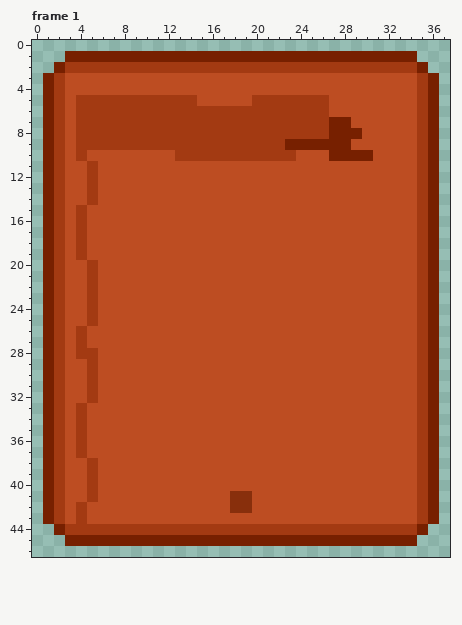
Two states of a pixel-art file, assets/source/cards ally.aseprite. The first picture shows the starting point.
38x47 pixels, 4 frames. Shown: frame 1. The commit also changed other frames, which this record leaves out.
The same view after the edit:
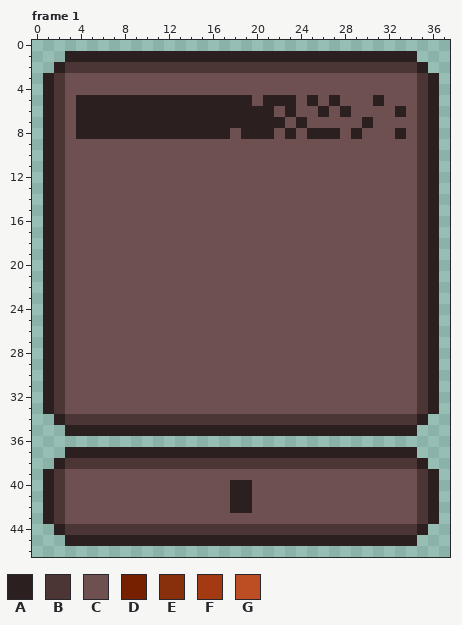
Palette (. is transparent): A #2c1f1f  B #4b3535  C #6e5050  D #772000  E #882f0c  F #a33a12  G #bd4d22
From old to new:
Changed rows in their new state; - is an unchanged pixel.
Frame 1:
first column x 1:
 1 --AAAAAAAAAAAAAAAAAAAAAAAAAAAAAAAA--
 2 -ABBBBBBBBBBBBBBBBBBBBBBBBBBBBBBBBA-
 3 ABCCCCCCCCCCCCCCCCCCCCCCCCCCCCCCCCBA
 4 ABCCCCCCCCCCCCCCCCCCCCCCCCCCCCCCCCBA
 5 ABCAAAAAAAAAAAAAAAACAAACACACCCACCCBA
 6 ABCAAAAAAAAAAAAAAAAAACACCACACCCCACBA
 7 ABCAAAAAAAAAAAAAAAAAAACACCCCCACCCCBA
 8 ABCAAAAAAAAAAAAAACAAACACAAACACCCACBA
 9 ABCCCCCCCCCCCCCCCCCCCCCCCCCCCCCCCCBA
10 ABCCCCCCCCCCCCCCCCCCCCCCCCCCCCCCCCBA
11 ABCCCCCCCCCCCCCCCCCCCCCCCCCCCCCCCCBA
12 ABCCCCCCCCCCCCCCCCCCCCCCCCCCCCCCCCBA
13 ABCCCCCCCCCCCCCCCCCCCCCCCCCCCCCCCCBA
14 ABCCCCCCCCCCCCCCCCCCCCCCCCCCCCCCCCBA
15 ABCCCCCCCCCCCCCCCCCCCCCCCCCCCCCCCCBA
16 ABCCCCCCCCCCCCCCCCCCCCCCCCCCCCCCCCBA
17 ABCCCCCCCCCCCCCCCCCCCCCCCCCCCCCCCCBA
18 ABCCCCCCCCCCCCCCCCCCCCCCCCCCCCCCCCBA
19 ABCCCCCCCCCCCCCCCCCCCCCCCCCCCCCCCCBA
20 ABCCCCCCCCCCCCCCCCCCCCCCCCCCCCCCCCBA
21 ABCCCCCCCCCCCCCCCCCCCCCCCCCCCCCCCCBA
22 ABCCCCCCCCCCCCCCCCCCCCCCCCCCCCCCCCBA
23 ABCCCCCCCCCCCCCCCCCCCCCCCCCCCCCCCCBA
24 ABCCCCCCCCCCCCCCCCCCCCCCCCCCCCCCCCBA
25 ABCCCCCCCCCCCCCCCCCCCCCCCCCCCCCCCCBA
26 ABCCCCCCCCCCCCCCCCCCCCCCCCCCCCCCCCBA
27 ABCCCCCCCCCCCCCCCCCCCCCCCCCCCCCCCCBA
28 ABCCCCCCCCCCCCCCCCCCCCCCCCCCCCCCCCBA
29 ABCCCCCCCCCCCCCCCCCCCCCCCCCCCCCCCCBA
30 ABCCCCCCCCCCCCCCCCCCCCCCCCCCCCCCCCBA
31 ABCCCCCCCCCCCCCCCCCCCCCCCCCCCCCCCCBA
32 ABCCCCCCCCCCCCCCCCCCCCCCCCCCCCCCCCBA
33 ABCCCCCCCCCCCCCCCCCCCCCCCCCCCCCCCCBA
34 .ABBBBBBBBBBBBBBBBBBBBBBBBBBBBBBBBA.
35 ..AAAAAAAAAAAAAAAAAAAAAAAAAAAAAAAA..
36 ....................................
37 ..AAAAAAAAAAAAAAAAAAAAAAAAAAAAAAAA..
38 .ABBBBBBBBBBBBBBBBBBBBBBBBBBBBBBBBA.
39 ABCCCCCCCCCCCCCCCCCCCCCCCCCCCCCCCCBA
40 ABCCCCCCCCCCCCCCCAACCCCCCCCCCCCCCCBA
41 ABCCCCCCCCCCCCCCCAACCCCCCCCCCCCCCCBA
42 ABCCCCCCCCCCCCCCCAACCCCCCCCCCCCCCCBA
43 ABCCCCCCCCCCCCCCCCCCCCCCCCCCCCCCCCBA
44 -ABBBBBBBBBBBBBBBBBBBBBBBBBBBBBBBBA-
45 --AAAAAAAAAAAAAAAAAAAAAAAAAAAAAAAA--
Boxes around the changes in both pictures, in picture pixels (x1, y1, x2, y2):
changed: (43, 51, 439, 546)
